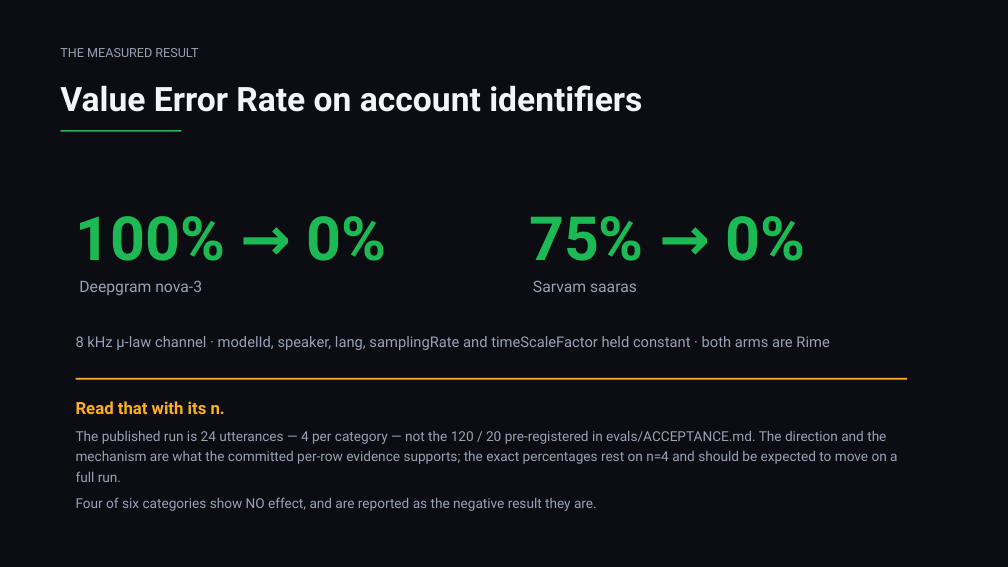
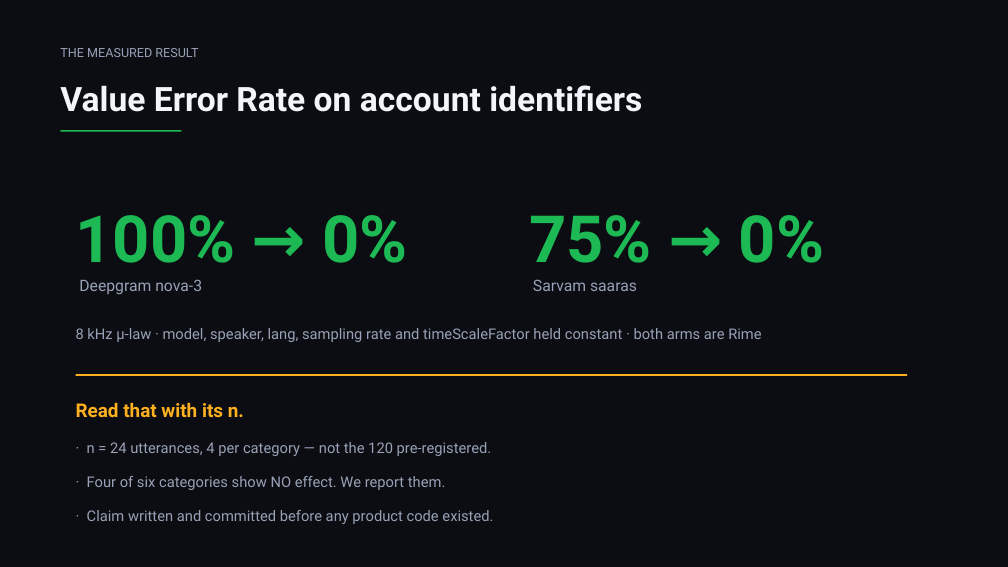
Before and after one commit to SwapnanilAdhikary/SAMJHA, a slide deck: slide 7 of ppt/samjha.pptx (slide 8 before the commit). Drawn at 1008x567 pixels with LibreOffice and Linux fonts; fonts in the diff are those of the drawing. Boxes give left, top, right and bottom in pixels: in the first picture for what was removed or moved away, otherwise in the second. Text is boxed around its words. In the diff, an @@ line names an element or a change of style, - is before the commit and + after.

```diff
--- a/ppt/samjha.pptx
+++ b/ppt/samjha.pptx
@@ text "100% → 0%" at (x1=76, y1=215, x2=407, y2=263): size 58 to 62 pt @@
@@ text "75% → 0%" at (x1=529, y1=215, x2=824, y2=263): size 58 to 62 pt @@
@@ text at (x1=76, y1=328, x2=761, y2=342): text changed @@
-8 kHz μ-law channel · modelId, speaker, lang, samplingRate and timeScaleFactor held constant · both arms are Rime
+8 kHz μ-law · model, speaker, lang, sampling rate and timeScaleFactor held constant · both arms are Rime
@@ rectangle moved from (x1=76, y1=378, x2=907, y2=380) to (x1=76, y1=374, x2=907, y2=376) @@
@@ text "Read that with its n." at (x1=76, y1=402, x2=244, y2=417): size 16 to 18 pt @@
@@ text at (x1=87, y1=442, x2=492, y2=456): text changed; size 13 to 14 pt @@
-The published run is 24 utterances — 4 per category — not the 120 / 20 pre-registered in evals/ACCEPTANCE.md. The direction and the mechanism are what the committed per-row evidence supports; the exact percentages rest on n=4 and should be expected to move on a full run.
-Four of six categories show NO effect, and are reported as the negative result they are.
+· n = 24 utterances, 4 per category — not the 120 pre-registered.
@@ text added at (x1=87, y1=476, x2=446, y2=490), 14 pt, text #98A1B6 @@
+· Four of six categories show NO effect. We report them.
@@ text added at (x1=87, y1=510, x2=493, y2=524), 14 pt, text #98A1B6 @@
+· Claim written and committed before any product code existed.
```
Also in this commit, not shown: 5 other slides changed, 4 slides added, 6 slides removed, 29 other files.
